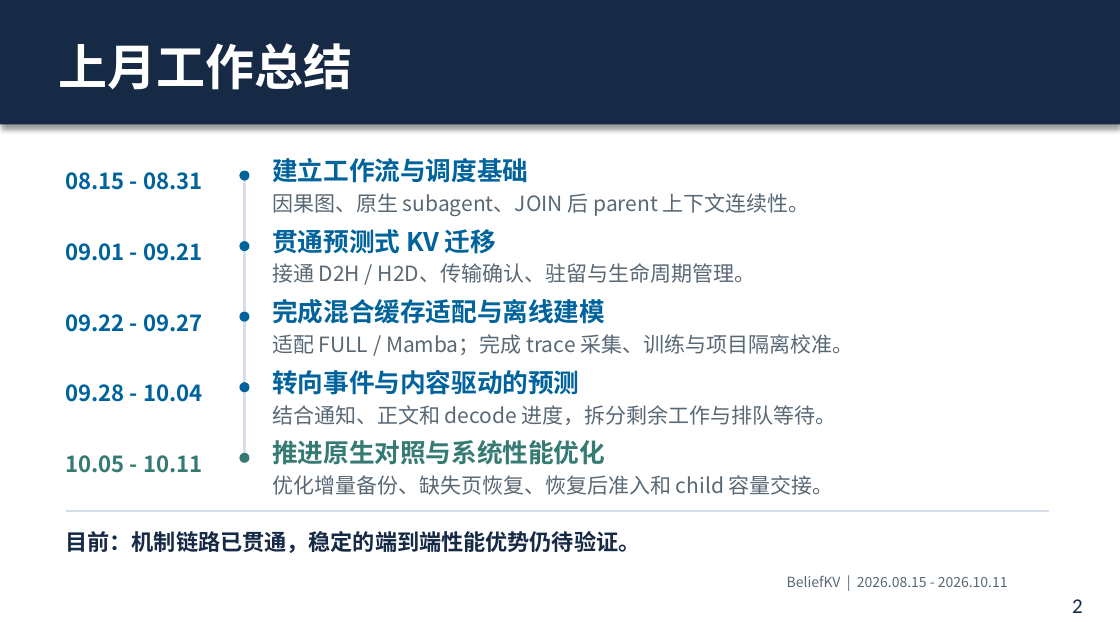
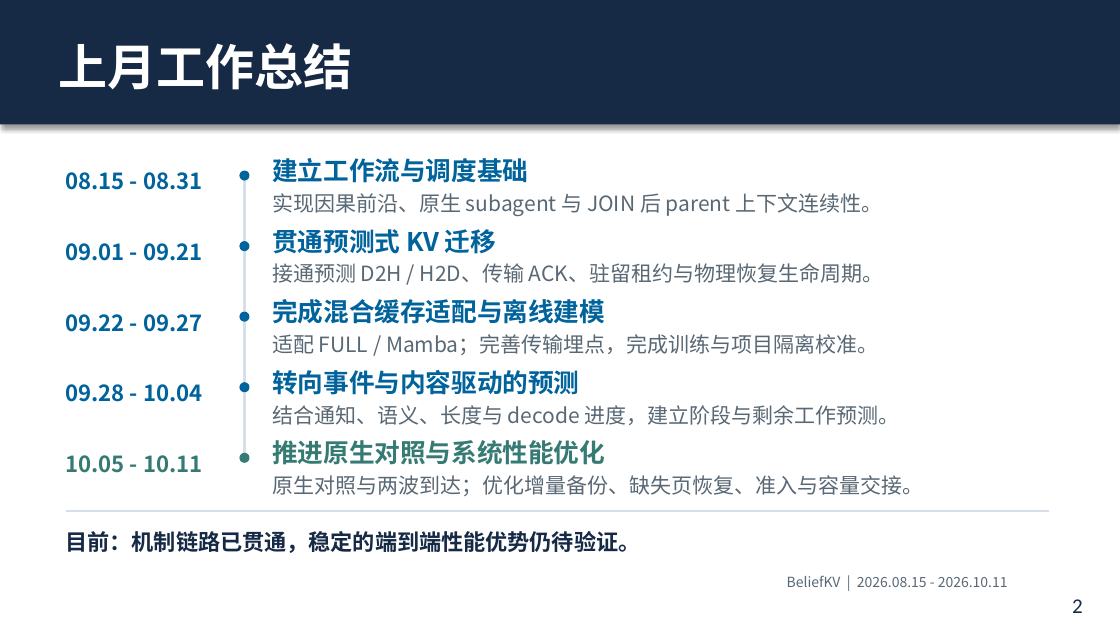
Before and after one commit to SJTU-DDST/BeliefKV, a slide deck: slide 2 of docs/reports/2026-10/BeliefKV_月度汇报_20261011.pptx. Drawn at 1120x630 pixels with LibreOffice and Linux fonts; fonts in the diff are those of the drawing; background and template pictures are left out. Boxes give left, top, right and bottom in pixels: in the first picture for what was removed or moved away, otherwise in the second. Text is boxed around its words. In the diff, an @@ line names an element or a change of style, - is before the commit and + after.

```diff
--- a/docs/reports/2026-10/BeliefKV_月度汇报_20261011.pptx
+++ b/docs/reports/2026-10/BeliefKV_月度汇报_20261011.pptx
@@ text at (x1=272, y1=193, x2=882, y2=216): text changed @@
-因果图、原生 subagent、JOIN 后 parent 上下文连续性。
+实现因果前沿、原生 subagent 与 JOIN 后 parent 上下文连续性。
@@ text at (x1=272, y1=263, x2=883, y2=283): text changed @@
-接通 D2H / H2D、传输确认、驻留与生命周期管理。
+接通预测 D2H / H2D、传输 ACK、驻留租约与物理恢复生命周期。
@@ text at (x1=272, y1=334, x2=879, y2=355): text changed @@
-适配 FULL / Mamba；完成 trace 采集、训练与项目隔离校准。
+适配 FULL / Mamba；完善传输埋点，完成训练与项目隔离校准。
@@ text at (x1=272, y1=405, x2=900, y2=425): text changed @@
-结合通知、正文和 decode 进度，拆分剩余工作与排队等待。
+结合通知、语义、长度与 decode 进度，建立阶段与剩余工作预测。
@@ text at (x1=272, y1=475, x2=923, y2=496): text changed @@
-优化增量备份、缺失页恢复、恢复后准入和 child 容量交接。
+原生对照与两波到达；优化增量备份、缺失页恢复、准入与容量交接。
```
Also in this commit, not shown: 2 other slides changed, 2 slides added, 4 other files.
